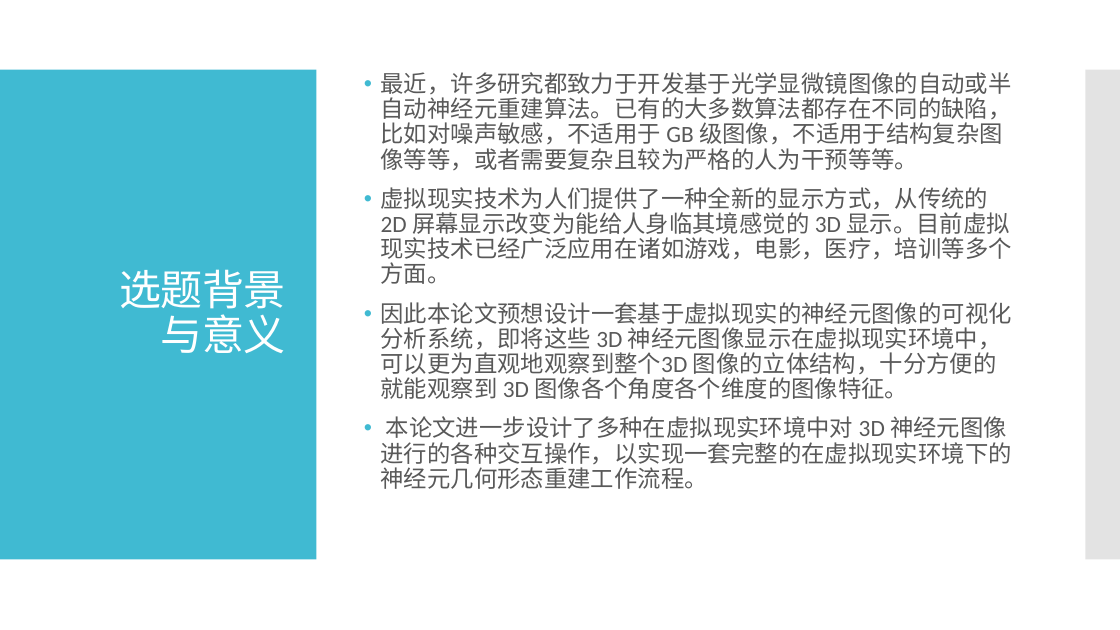
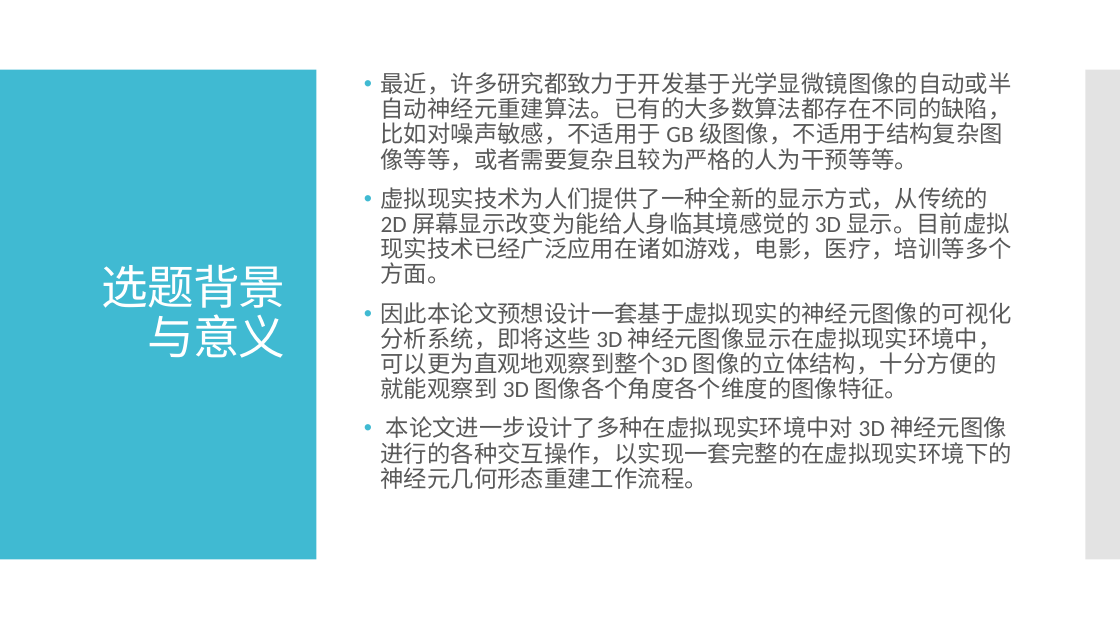
Before and after one commit to binWW/SchoolReport-Private-, a slide deck: slide 6 of 毕业论文/硕士毕业设计答辩.pptx. Drawn at 1120x630 pixels with LibreOffice and Linux fonts; fonts in the diff are those of the drawing. Boxes give left, top, right and bottom in pixels: in the first picture for what was removed or moved away, otherwise in the second. Text is boxed around its words. In the diff, an @@ line names an element or a change of style, - is before the commit and + after.

```diff
--- a/毕业论文/硕士毕业设计答辩.pptx
+++ b/毕业论文/硕士毕业设计答辩.pptx
@@ title "选题背景 与意义" at (101,264,285,358): size 36 to 40 pt @@
```
Also in this commit, not shown: 10 other slides changed, 5 slides added, 1 other file.
